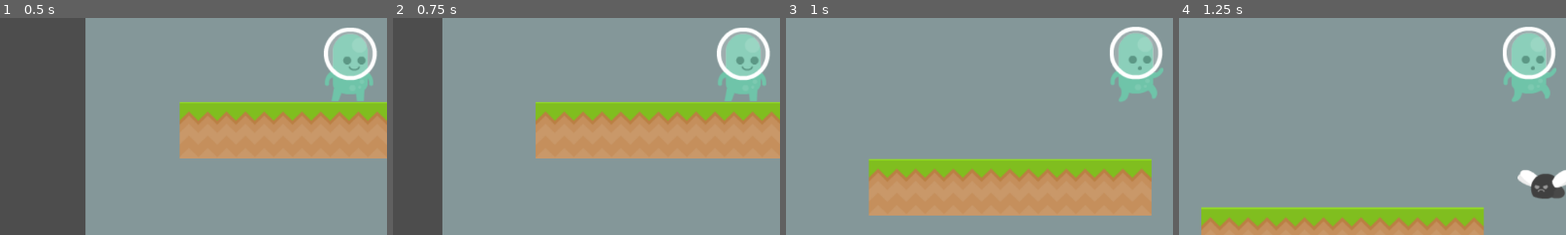
Above: before the commit, frames 1-4 (left to right).
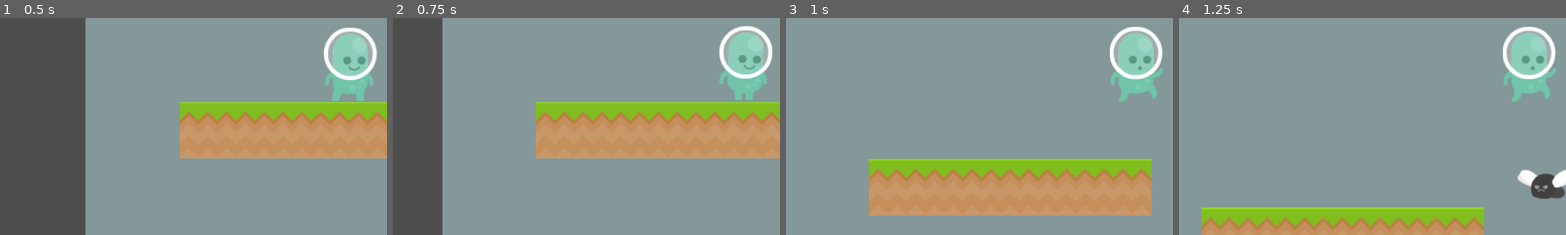
Above: after the commit, the same moments.

Repository: CBKain23/GodotTutorials
Game: Godot game, scene res://scenes/Level/level_1.tscn
Same seed, same stepped clock (60 frames per second), same inputs: the game is played once before the commit and once after it.
Inputs:
- Up to frame 1 (0.5 s): no input
- Up to frame 2 (0.75 s): hold D (move_right) from 0.53 s (still down)
- Up to frame 3 (1 s): keep holding D (move_right); tap Space (jump) at 0.77 s
- Up to frame 4 (1.25 s): keep holding D (move_right)
The pictures show only the part of the screen within x 5-55%, y 46-96%; the shares and areas given below are measured in that part.

Frame 1 is identical in both runs. In frame 2, 1.5% of the frame differs, in the area x 83-98%, y 3-39%; in frame 3, nothing differs; in frame 4, nothing differs.

Commit message:
Fix the player walking animation

Diff:
--- a/scenes/Character/player.tscn
+++ b/scenes/Character/player.tscn
@@ -87,4 +87,5 @@
 body = NodePath("..")
 
 [node name="PlayerController" parent="." unique_id=1826170070 node_paths=PackedStringArray("body") instance=ExtResource("12_hdh7n")]
+unique_name_in_owner = true
 body = NodePath("..")
--- a/scripts/Character/player.gd
+++ b/scripts/Character/player.gd
@@ -13,6 +13,7 @@
 var double_jump : float = -jump_force * double_jump_per
 
 @onready var sprite : AnimatedSprite2D = %PlayerSprite
+@onready var controller := %PlayerController
 
 var move_input : float
 
@@ -52,7 +53,7 @@
 
 	if not is_on_floor():
 		sprite.play("jump")
-	elif move_input != 0:
+	elif controller.move_input != 0:
 		sprite.play("walk")
 	else:
 		sprite.play("idle")
